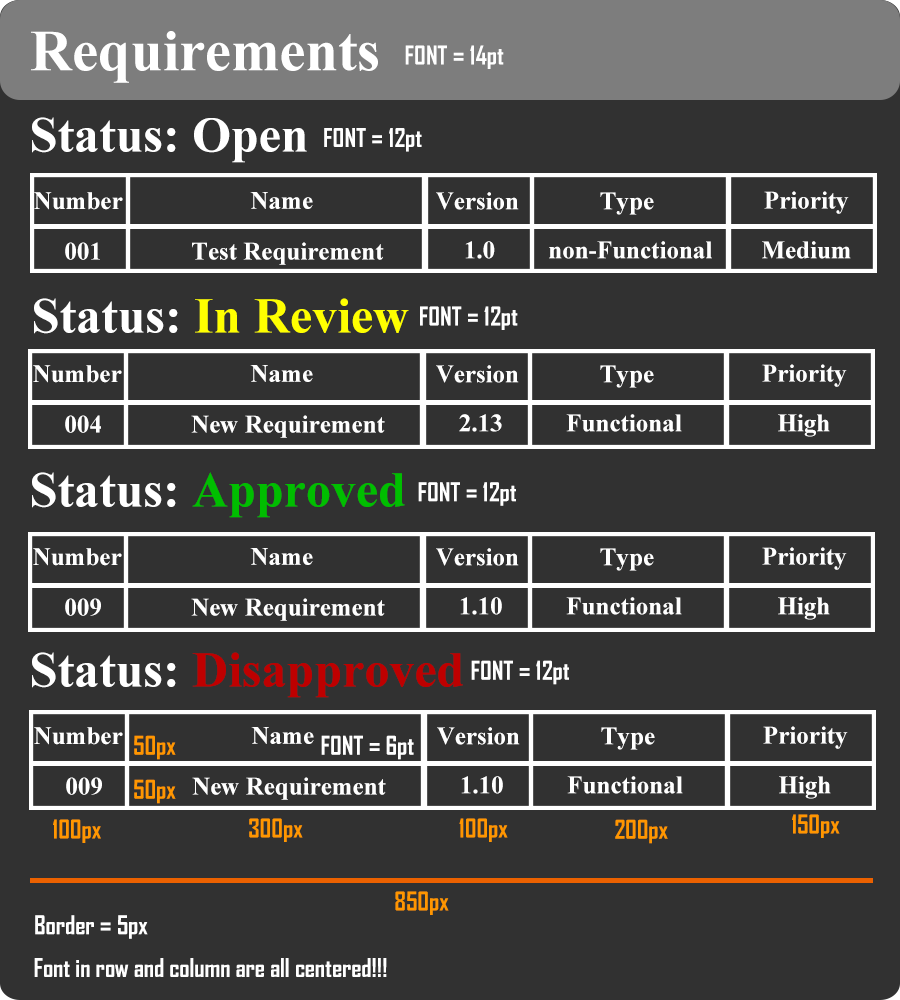
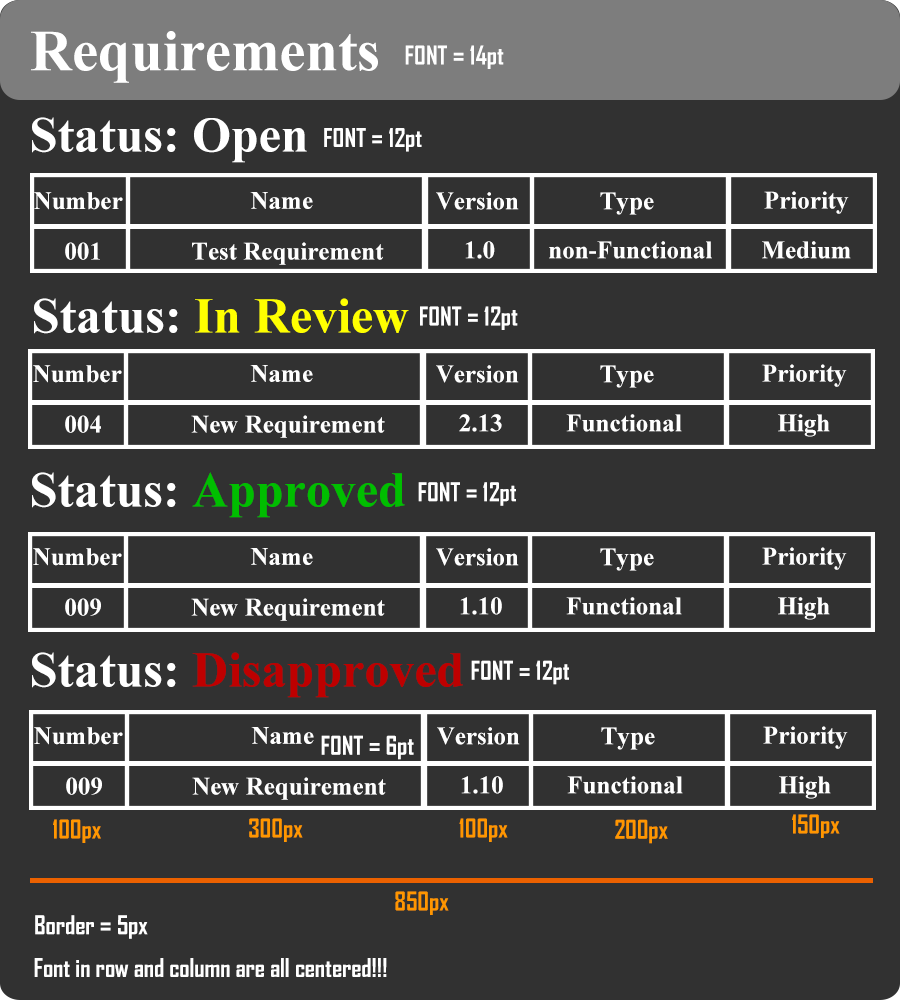
Comparing the layer stacks of the two 900 × 1000 images. Changes:
removed layer "50px" (1st of 2) over [134, 779, 176, 804]
removed layer "50px" (2nd of 2) over [134, 735, 176, 760]
